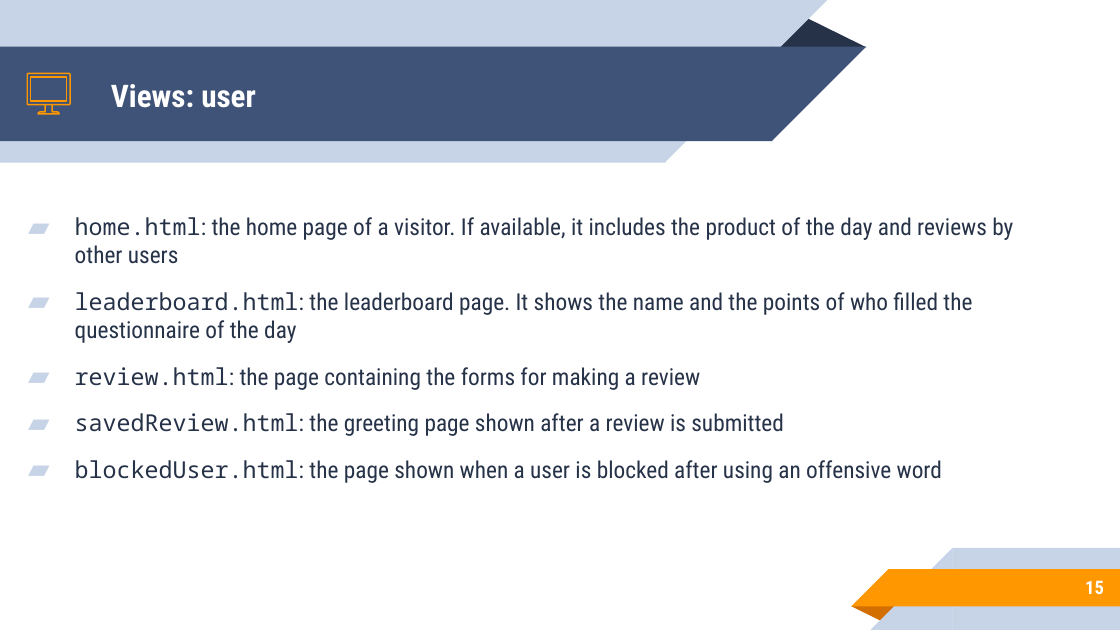
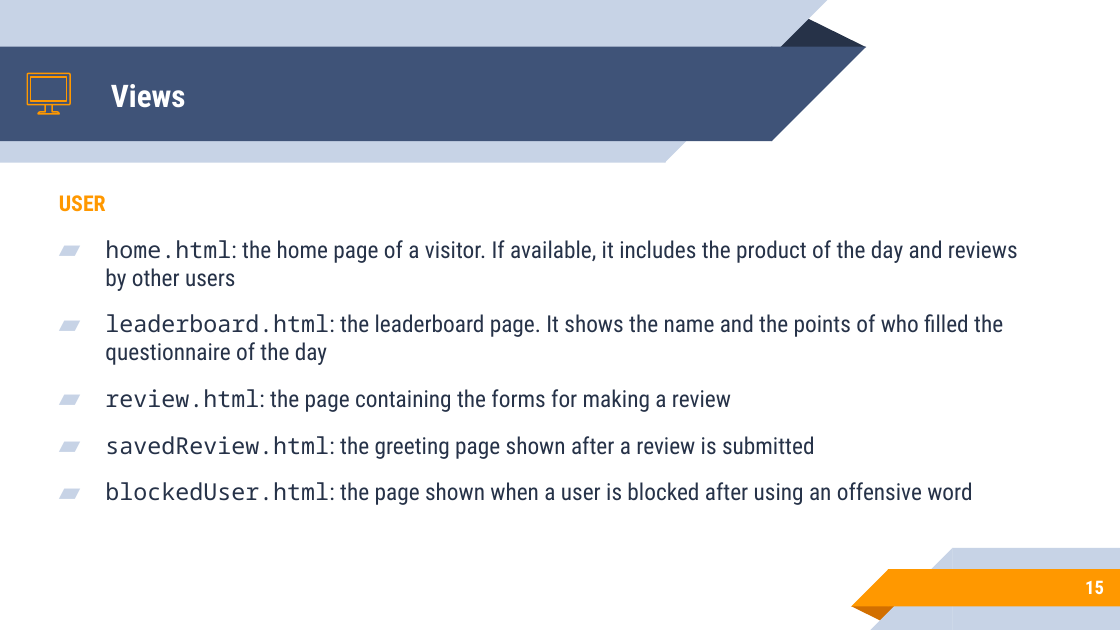
Before and after one commit to Sbi98/DB2Project, a slide deck: slide 15 of DB2 Presentation.pptx. Drawn at 1120x630 pixels with LibreOffice and Linux fonts; fonts in the diff are those of the drawing. Boxes give left, top, right and bottom in pixels: in the first picture for what was removed or moved away, otherwise in the second. Text is boxed around its words. In the diff, an @@ line names an element or a change of style, - is before the commit and + after.

```diff
--- a/DB2 Presentation.pptx
+++ b/DB2 Presentation.pptx
@@ title at box(111, 84, 186, 108): text changed @@
-Views: user
+Views
@@ text "USER": place and size @@
-text "USER" at box(75, 217, 1013, 483)
+text "USER" at box(59, 195, 1018, 505)
@@ text at box(59, 195, 106, 212): paragraph added @@
+USER
```
Also in this commit, not shown: 1 other slide changed, 2 other files.
